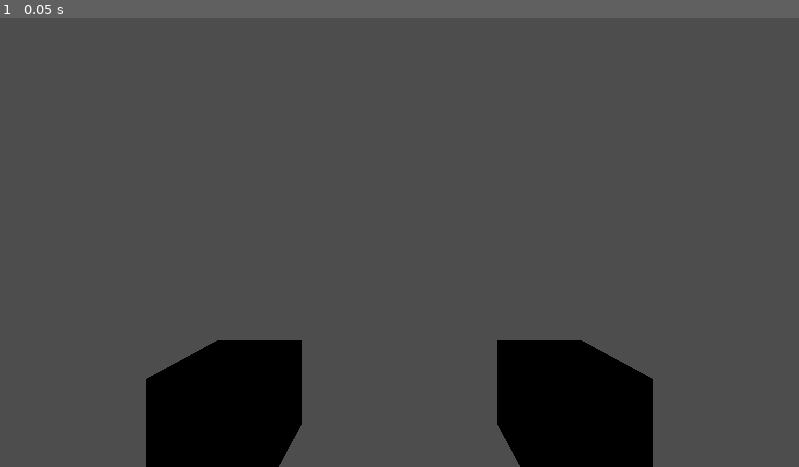
Above: before the commit, frame 1.
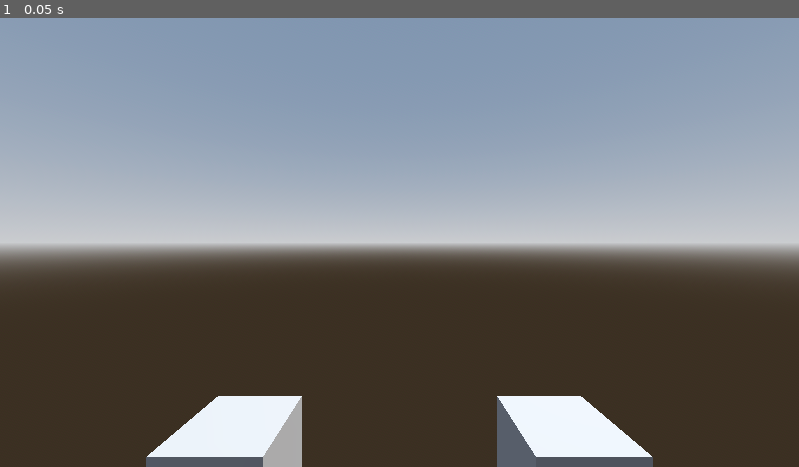
Above: after the commit, the same moment.

Repository: NA980593/cosmic-fishing
Game: Godot game, scene res://Main Scene/main.tscn
Two runs of this game, one before a commit and one after it. Both use one fixed random seed, a clock stepped at 60 frames per second and the inputs below. Before the commit the project has no main scene; this scene is started directly in both runs.
Inputs:
- Up to frame 1 (0.05 s): no input

The runs differ from the first frame. In frame 1, 97% of the frame differs, in the area x 0-100%, y 0-100%.

Commit message:
Added code snippet from docs, should work

Diff:
--- /dev/null
+++ b/cosmic-fishing/Main Scene/main.gd
@@ -0,0 +1,16 @@
+extends Node3D
+
+var xr_interface: XRInterface
+
+func _ready():
+	xr_interface = XRServer.find_interface("OpenXR")
+	if xr_interface and xr_interface.is_initialized():
+		print("OpenXR initialized successfully")
+
+		# Turn off v-sync!
+		DisplayServer.window_set_vsync_mode(DisplayServer.VSYNC_DISABLED)
+
+		# Change our main viewport to output to the HMD
+		get_viewport().use_xr = true
+	else:
+		print("OpenXR not initialized, please check if your headset is connected")
--- a/cosmic-fishing/Main Scene/main.tscn
+++ b/cosmic-fishing/Main Scene/main.tscn
@@ -1,4 +1,19 @@
-[gd_scene load_steps=3 format=3 uid="uid://b68l54kgs7v57"]
+[gd_scene load_steps=7 format=3 uid="uid://b68l54kgs7v57"]
+
+[ext_resource type="Script" uid="uid://cujfx5piu5uft" path="res://Main Scene/main.gd" id="1_rtd14"]
+
+[sub_resource type="ProceduralSkyMaterial" id="ProceduralSkyMaterial_dek20"]
+sky_horizon_color = Color(0.662243, 0.671743, 0.686743, 1)
+ground_horizon_color = Color(0.662243, 0.671743, 0.686743, 1)
+
+[sub_resource type="Sky" id="Sky_rtd14"]
+sky_material = SubResource("ProceduralSkyMaterial_dek20")
+
+[sub_resource type="Environment" id="Environment_2ln47"]
+background_mode = 2
+sky = SubResource("Sky_rtd14")
+tonemap_mode = 2
+glow_enabled = true
 
 [sub_resource type="BoxMesh" id="BoxMesh_dek20"]
 size = Vector3(0.3, 0.3, 0.3)
@@ -7,11 +22,19 @@
 size = Vector3(0.3, 0.3, 0.3)
 
 [node name="Main" type="Node3D"]
+script = ExtResource("1_rtd14")
+
+[node name="WorldEnvironment" type="WorldEnvironment" parent="."]
+environment = SubResource("Environment_2ln47")
+
+[node name="DirectionalLight3D" type="DirectionalLight3D" parent="."]
+transform = Transform3D(-0.866025, -0.433013, 0.25, 0, 0.5, 0.866025, -0.5, 0.75, -0.433013, 0, 0, 0)
+shadow_enabled = true
 
 [node name="XROrigin3D" type="XROrigin3D" parent="."]
 
 [node name="XRCamera3D" type="XRCamera3D" parent="XROrigin3D"]
-transform = Transform3D(1, 0, 0, 0, 1, 0, 0, 0, 1, 0, 1.5, 0.4)
+transform = Transform3D(1, 0, 0, 0, 1, 0, 0, 0, 1, 0, 1.7, 0.4)
 
 [node name="LeftHand" type="XRController3D" parent="XROrigin3D"]
 transform = Transform3D(1, 0, 0, 0, 1, 0, 0, 0, 1, -0.5, 1, -0.5)
--- a/cosmic-fishing/project.godot
+++ b/cosmic-fishing/project.godot
@@ -11,6 +11,7 @@
 [application]
 
 config/name="Cosmic Fishing"
+run/main_scene="uid://b68l54kgs7v57"
 config/features=PackedStringArray("4.4", "Forward Plus")
 config/icon="res://icon.svg"
 
Not shown, added: cosmic-fishing/Main Scene/main.gd.uid
